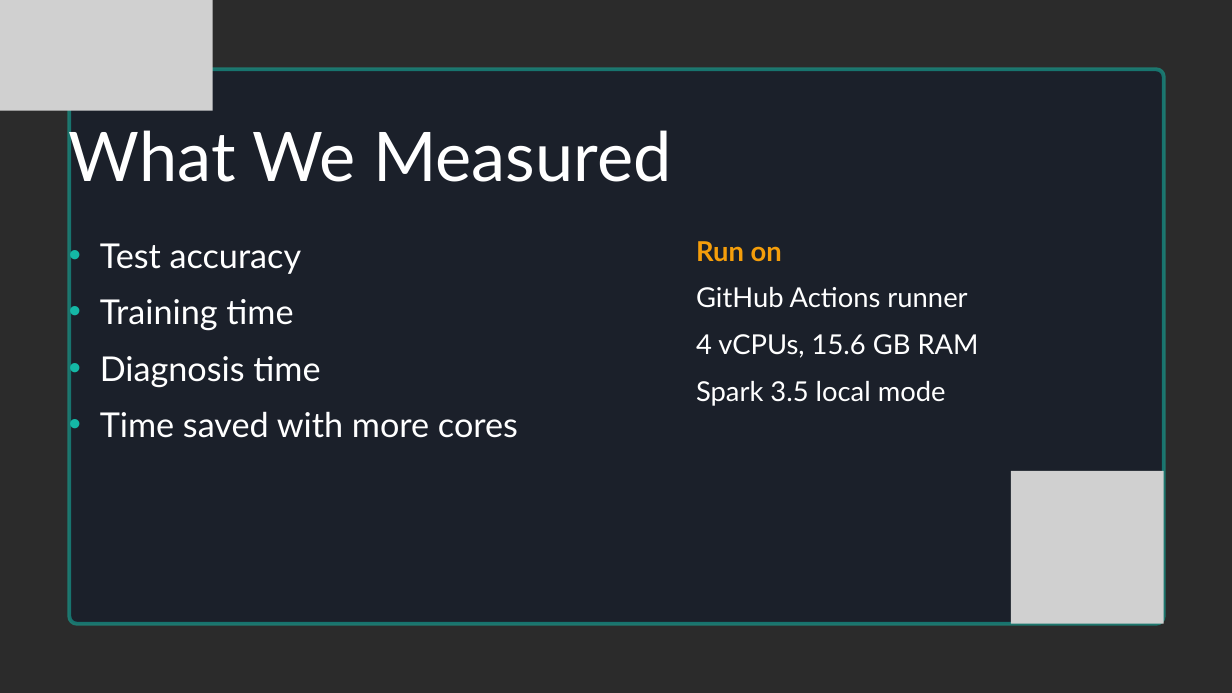
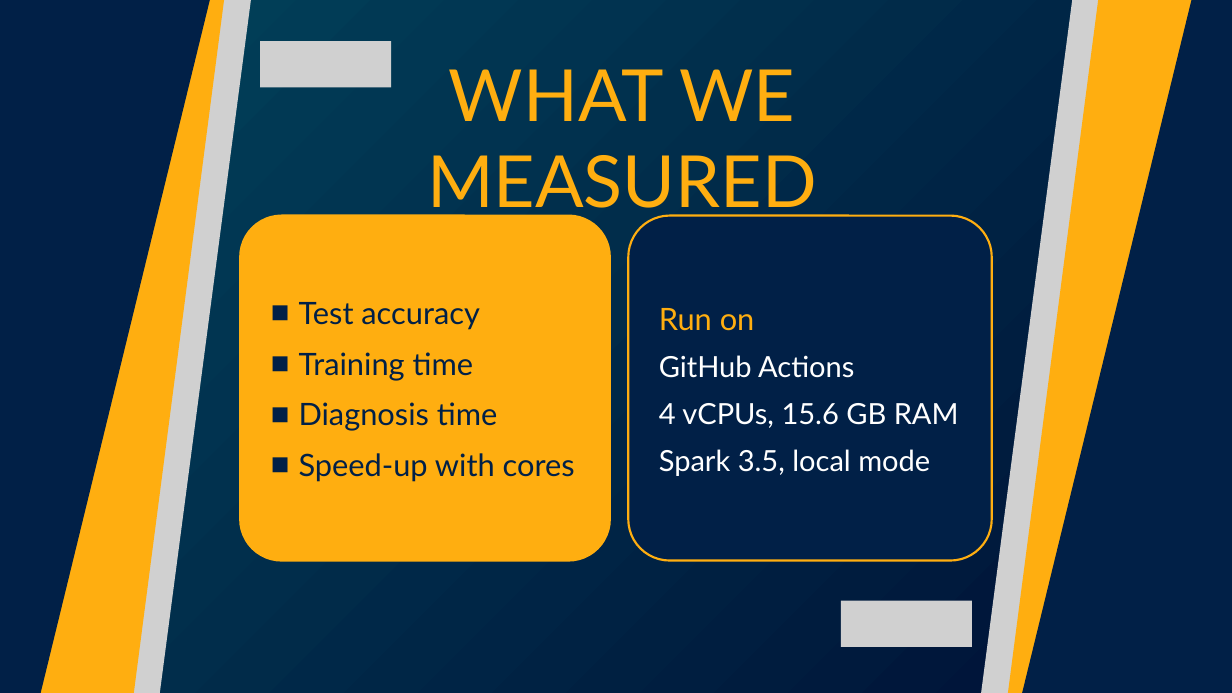
Before and after one commit to amnaaljasmi701/ai508-bearing-irf-reproduction, a slide deck: slide 9 of report/AI508_A2_Presentation.pptx. Drawn at 1232x693 pixels with LibreOffice and Linux fonts; fonts in the diff are those of the drawing; grey boxes stand for pictures; background and template pictures are left out; a plain dark background stands for a picture behind light text. Boxes give left, top, right and bottom in pixels: in the first picture for what was removed or moved away, otherwise in the second. Text is boxed around its words. In the diff, an @@ line names an element or a change of style, - is before the commit and + after.

```diff
--- a/report/AI508_A2_Presentation.pptx
+++ b/report/AI508_A2_Presentation.pptx
@@ background picture (left out) to gradient #01445C to #000F35 @@
@@ picture removed at box(0, 0, 213, 111) @@
@@ freeform shape added at box(0, 0, 254, 693), fill #FFAE10 @@
@@ freeform shape added at box(0, 0, 260, 693), fill #012047 @@
@@ picture added at box(123, 0, 276, 693) @@
@@ picture added at box(956, 0, 1109, 693) @@
@@ freeform shape added at box(972, 0, 1232, 693), fill #012047 @@
@@ freeform shape added at box(978, 0, 1232, 693), fill #FFAE10 @@
@@ picture added at box(260, 41, 391, 87) @@
@@ freeform shape removed at box(69, 69, 1164, 623) @@
@@ text at box(427, 69, 817, 220): text changed; size 80 to 84 pt; text colour #FFFFFF to #FFAE10 @@
-What We Measured
+WHAT WE MEASURED
@@ rounded rectangle "Test accuracy": place and size @@
-rounded rectangle "Test accuracy" at box(100, 243, 518, 438)
+rounded rectangle "Test accuracy" at box(240, 216, 610, 561)
@@ rounded rectangle "Test accuracy" at box(240, 216, 610, 561): vertical alignment top to middle; fill none to #FFAE10; outline none to #FFAE10 2.5 pt @@
@@ rounded rectangle "Run on": place and size @@
-rounded rectangle "Run on" at box(696, 241, 979, 406)
+rounded rectangle "Run on" at box(628, 216, 992, 561)
@@ rounded rectangle "Run on" at box(628, 216, 992, 561): vertical alignment top to middle; fill none to #012047; outline none to #FFAE10 2.5 pt @@
@@ text in rounded rectangle at box(299, 302, 498, 431): size 40 to 36 pt, text colour #FFFFFF to #012047 in "Test accuracy", "Training time", "Diagnosis time"; bullet • to ■; less space between paragraphs; bullet colour #14B8A6 to #012047 @@
@@ text in rounded rectangle at box(659, 308, 959, 428): size 32 to 36 pt, text colour #F59E0B to #FFAE10, bold off in "Run on"; size 32 to 34 pt in "4 vCPUs, 15.6 GB RAM"; less space between paragraphs @@
@@ text in rounded rectangle at box(659, 355, 854, 378): text changed; size 32 to 34 pt @@
-GitHub Actions runner
+GitHub Actions
@@ text in rounded rectangle at box(659, 449, 930, 476): text changed; size 32 to 34 pt @@
-Spark 3.5 local mode
+Spark 3.5, local mode
@@ text in rounded rectangle at box(299, 453, 575, 482): text changed; size 40 to 36 pt; text colour #FFFFFF to #012047 @@
-• Time saved with more cores
+■ Speed-up with cores
@@ picture removed at box(1011, 471, 1164, 624) @@
@@ picture added at box(841, 601, 972, 647) @@
```
Also in this commit, not shown: 17 other slides changed, 1 slide added, 1 slide removed, 8 other files.
